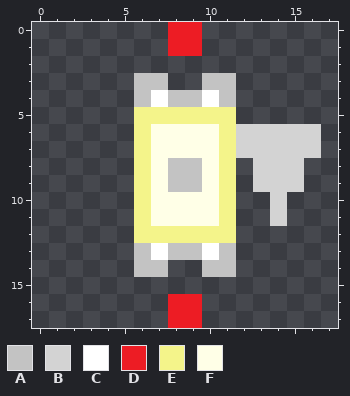
Two versions of one pixel-art sprite, UCBeditor/element/solid/D/LED(1608).png. The picture above is the old version.
The file is 18x18 pixels.
Palette (. is transparent): A #c3c3c3  B #d3d3d3  C #ffffff  D #ed1c24  E #f4f48a  F #ffffe7
Pixels before, first column x 6:
 0 ..DD.......
 1 ..DD.......
 2 ...........
 3 AA..AA.....
 4 ACAACA.....
 5 EEEEEE.....
 6 EFFFFEBBBBB
 7 EFFFFEBBBBB
 8 EFAAFE.BBB.
 9 EFAAFE.BBB.
10 EFFFFE..B..
11 EFFFFE..B..
12 EEEEEE.....
13 ACAACA.....
14 AA..AA.....
15 ...........
16 ..DD.......
17 ..DD.......
New version:
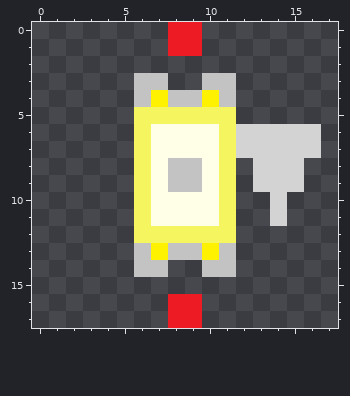
From old to new:
colour C: #ffffff -> #fff200
colour E: #f4f48a -> #f5f55f
Where, in picture pixels (left, top, right, bottom), the same in both pictures:
changed: (134, 90, 236, 260)
